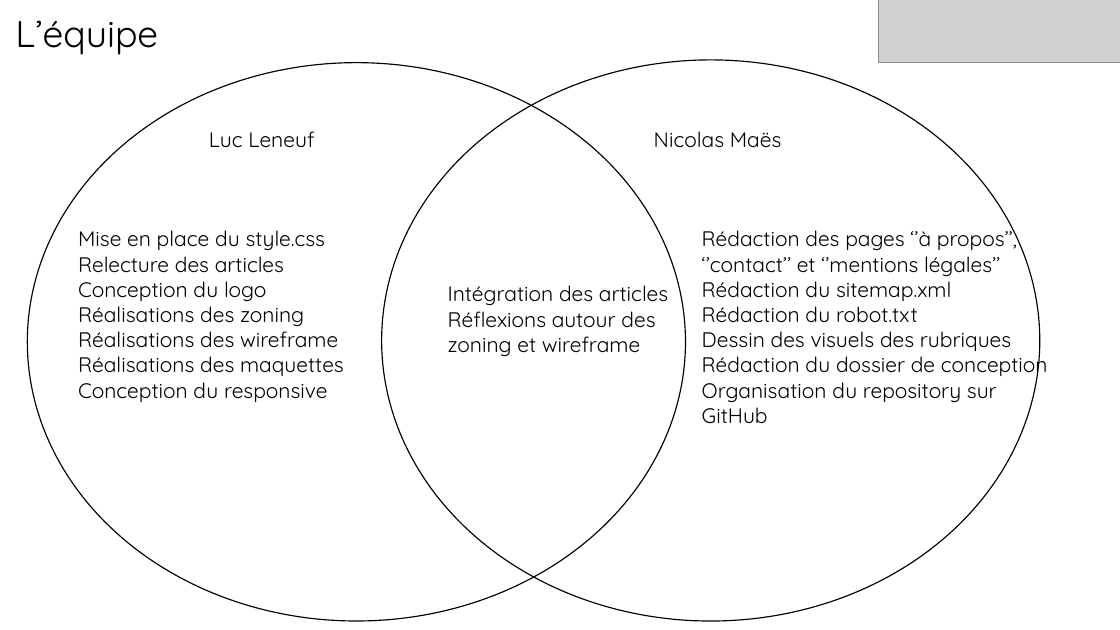
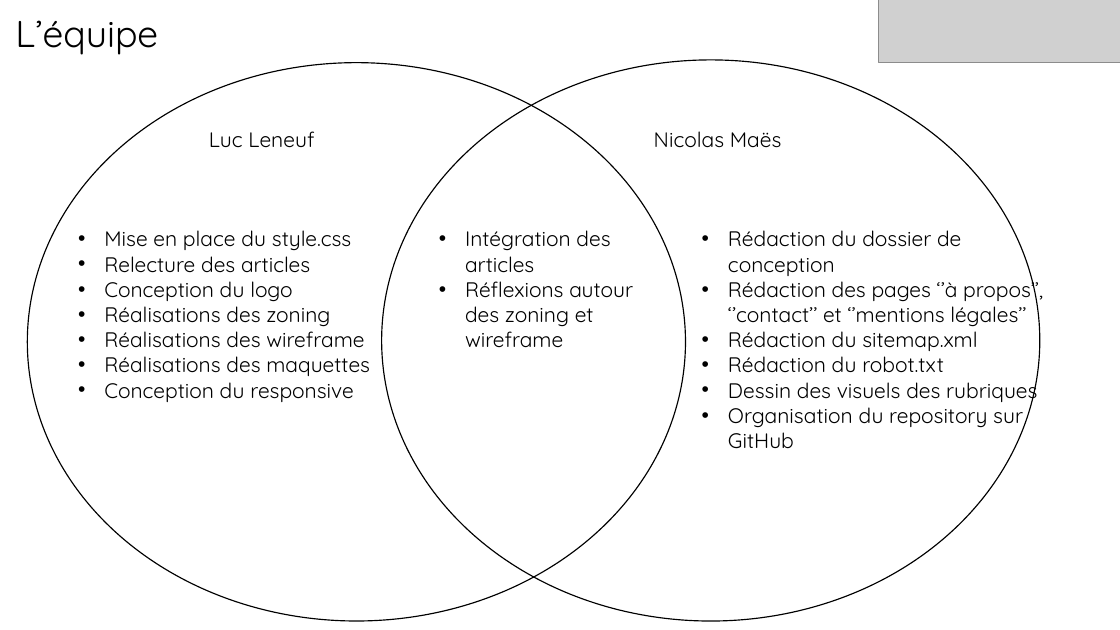
Before and after one commit to Nicolasmaes/unseen, a slide deck: slide 5 of dossier de conception.pptx (slide 4 before the commit). Drawn at 1120x630 pixels with LibreOffice and Linux fonts; fonts in the diff are those of the drawing; grey boxes stand for pictures. Boxes give left, top, right and bottom in pixels: in the first picture for what was removed or moved away, otherwise in the second. Text is boxed around its words. In the diff, an @@ line names an element or a change of style, - is before the commit and + after.

```diff
--- a/dossier de conception.pptx
+++ b/dossier de conception.pptx
@@ text at (x1=104, y1=230, x2=353, y2=402): bullet none to • @@
@@ text "Intégration des articles" moved from (x1=448, y1=285, x2=668, y2=357) to (x1=465, y1=230, x2=633, y2=348) @@
@@ text "Intégration des articles" at (x1=465, y1=230, x2=633, y2=348): bullet none to • @@
@@ text at (x1=728, y1=230, x2=961, y2=276): paragraph added @@
+• Rédaction du dossier de conception
@@ text at (x1=728, y1=275, x2=1043, y2=449): bullet none to • @@
@@ text at (x1=104, y1=301, x2=370, y2=376): text changed @@
-Réalisations des zoning Réalisations des wireframe Réalisations des maquettes
+• Réalisations des zoning
+• Réalisations des wireframe
+• Réalisations des maquettes
@@ text at (x1=702, y1=351, x2=1048, y2=378): paragraph removed @@
-Rédaction du dossier de conception
```
Also in this commit, not shown: 1 other slide changed, 3 slides added, 2 slides removed, 28 other files.
